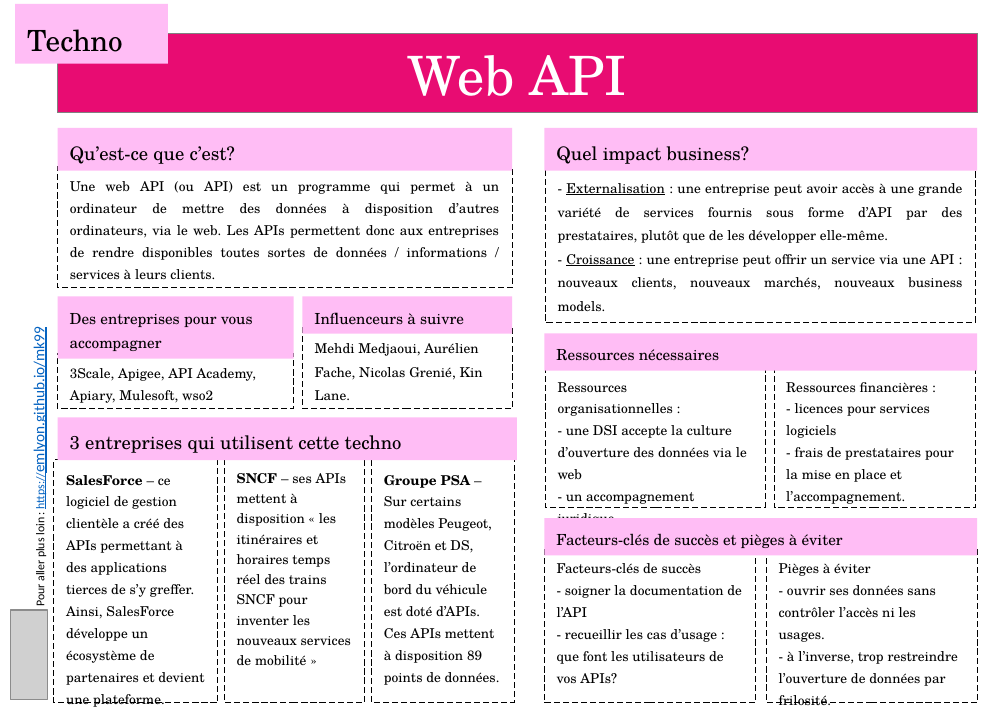
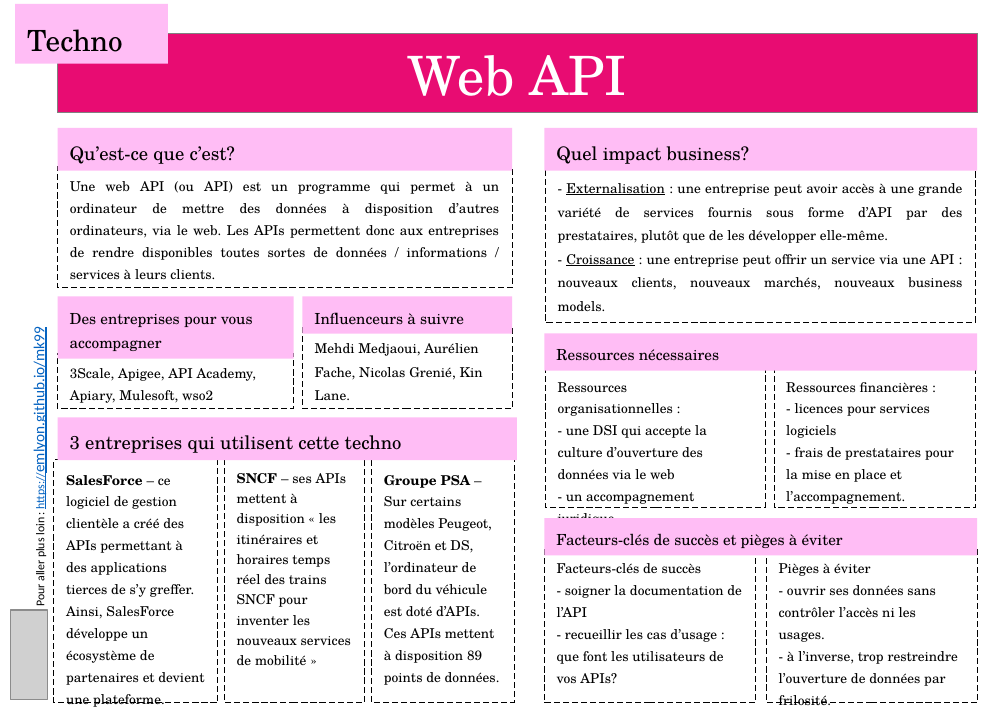
Before and after one commit to emlyon/chaire-implid, a slide deck: slide 1 of docs/content/fr/cards.pptx. Drawn at 1008x718 pixels with LibreOffice and Linux fonts; fonts in the diff are those of the drawing; grey boxes stand for pictures. Boxes give left, top, right and bottom in pixels: in the first picture for what was removed or moved away, otherwise in the second. Text is boxed around its words. In the diff, an @@ line names an element or a change of style, - is before the commit and + after.

```diff
--- a/docs/content/fr/cards.pptx
+++ b/docs/content/fr/cards.pptx
@@ text in rectangle at (x1=558, y1=382, x2=707, y2=504): text changed @@
-Ressources organisationnelles :
-- une DSI accepte la culture d’ouverture des données via le web
-- un accompagnement juridique
+Ressources organisationnelles :
+- une DSI qui accepte la culture d’ouverture des données via le web
+- un accompagnement juridique
```
Also in this commit, not shown: 3 other slides changed, 17 other files.
